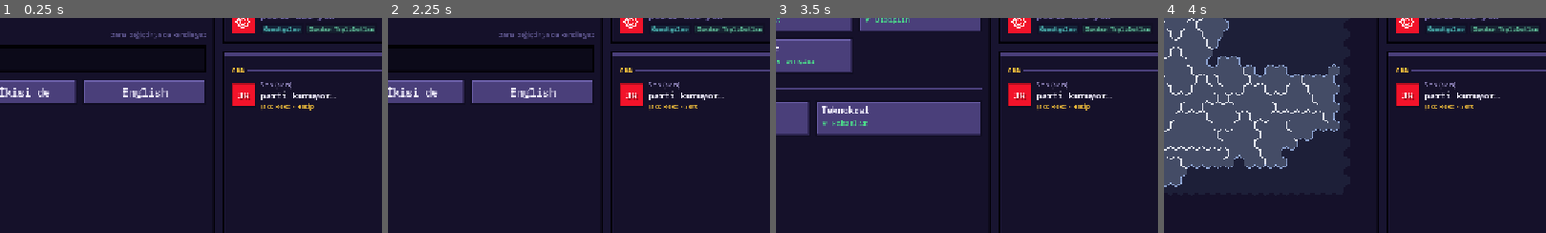
Above: before the commit, frames 1-4 (left to right).
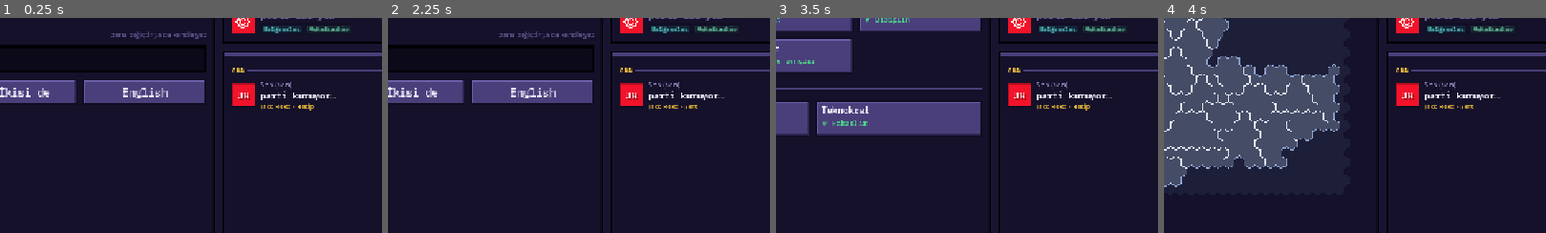
Above: after the commit, the same moments.

Repository: TriQue06/siyaset_oyunu_test_experimental
Game: Godot game, scene res://scenes/PartySetup.tscn
The game is run twice, just before and just after one commit, with the same random seed, the same clock (stepped at 60 frames per second) and the same inputs. This scene is started directly instead of the project's main scene. Sound files missing from this copy of the repository are replaced by a short silence.
Inputs:
- Up to frame 1 (0.25 s): no input
- Up to frame 2 (2.25 s): click "Menü" at 0.5 s; click "DEVAM ET · ESC" at 1.25 s; click "1 · Siyasetçi ✓" at 2 s
- Up to frame 3 (3.5 s): click "2 · Meslek ve kişilik" at 2.75 s
- Up to frame 4 (4 s): click "3 · Memleket" at 3.5 s
The pictures show only the part of the screen within x 42-92%, y 38-88%; the shares and areas given below are measured in that part.

The runs differ from the first frame. In frame 1, 0.3% of the frame differs, in the area x 69-98%, y 3-8%; in frame 2, 0.3%; in frame 3, 0.3%; in frame 4, 0.3%.

Commit message:
Sürüm 0.0.243: sade seçmen grubu adları ve yeni grup simgeleri
Co-Authored-By: Claude Opus 5.5 <noreply@anthropic.com>

Diff:
--- a/siyaset-oyunu/localization/en_source.json
+++ b/siyaset-oyunu/localization/en_source.json
@@ -1,4 +1,12 @@
 {
+"İşçi": "Worker",
+"İşveren": "Employer",
+"Öğrenci": "Student",
+"Emekli": "Retiree",
+"Muhafazakâr": "Conservative",
+"İlerici": "Progressive",
+"Bölgeselci": "Regionalist",
+"Milliyetçi": "Nationalist",
 "YARDIM GÖTÜR · %s": "SEND RELIEF · %s",
 "¤ %s": "¤ %s",
 "dönem başına": "per term",
--- a/siyaset-oyunu/project.godot
+++ b/siyaset-oyunu/project.godot
@@ -11,7 +11,7 @@
 [application]
 
 config/name="Siyaset Oyunu"
-config/version="0.0.242"
+config/version="0.0.243"
 run/main_scene="res://scenes/Lobby.tscn"
 config/quit_on_go_back=false
 config/features=PackedStringArray("4.7", "Forward Plus")
--- /dev/null
+++ b/siyaset-oyunu/scripts/group_icon_svg.gd
@@ -0,0 +1,28 @@
+class_name GroupIconSvg
+## SEÇMEN GRUBU SİMGELERİ (0.0.243): Material simgeleri (beyaz; çizimde grubun
+## rengine ya da yazı rengine boyanır). Anahtar: VoterGroups "icon" değeri.
+
+const SVGS := {
+	"isci": '<svg xmlns="http://www.w3.org/2000/svg" height="128" viewBox="0 -960 960 960" width="128" fill="#ffffff"><path d="M756-120 537-339l84-84 219 219-84 84Zm-552 0-84-84 276-276-68-68-28 28-51-51v82l-28 28-121-121 28-28h82l-50-50 142-142q20-20 43-29t47-9q24 0 47 9t43 29l-92 92 50 50-28 28 68 68 90-90q-4-11-6.5-23t-2.5-24q0-59 40.5-99.5T701-841q15 0 28.5 3t27.5 9l-99 99 72 72 99-99q7 14 9.5 27.5T841-701q0 59-40.5 99.5T701-561q-12 0-24-2t-23-7L204-120Z"/></svg>',
+	"isveren": '<svg xmlns="http://www.w3.org/2000/svg" height="128" viewBox="0 -960 960 960" width="128" fill="#ffffff"><path d="M336-120q-91 0-153.5-62.5T120-336q0-38 13-74t37-65l142-171-97-194h530l-97 194 142 171q24 29 37 65t13 74q0 91-63 153.5T624-120H336Zm144-200q-33 0-56.5-23.5T400-400q0-33 23.5-56.5T480-480q33 0 56.5 23.5T560-400q0 33-23.5 56.5T480-320Zm-95-360h190l40-80H345l40 80Zm-49 480h288q57 0 96.5-39.5T760-336q0-24-8.5-46.5T728-423L581-600H380L232-424q-15 18-23.5 41t-8.5 47q0 57 39.5 96.5T336-200Z"/></svg>',
+	"genc": '<svg xmlns="http://www.w3.org/2000/svg" height="128" viewBox="0 -960 960 960" width="128" fill="#ffffff"><path d="M480-120 200-272v-240L40-600l440-240 440 240v320h-80v-276l-80 44v240L480-120Zm0-332 274-148-274-148-274 148 274 148Zm0 241 200-108v-151L480-360 280-470v151l200 108Zm0-241Zm0 90Zm0 0Z"/></svg>',
+	"emekli": '<svg xmlns="http://www.w3.org/2000/svg" height="128" viewBox="0 -960 960 960" width="128" fill="#ffffff"><path d="m320-40-64-48 104-139v-213q0-31 5-67.5t15-67.5l-60 33v142h-80v-188l176-100q25-14 43.5-21.5T494-717q25 0 45.5 21.5T587-628q32 54 58 81t56 41q11-8 19-11t19-3q25 0 43 18t18 42v420h-40v-420q0-8-6-14t-14-6q-8 0-14 6t-6 14v50h-40v-19q-54-23-84-51.5T543-557q-11 28-17.5 68.5T521-412l79 112v260h-80v-200l-71-102-9 142L320-40Zm220-700q-33 0-56.5-23.5T460-820q0-33 23.5-56.5T540-900q33 0 56.5 23.5T620-820q0 33-23.5 56.5T540-740Z"/></svg>',
+	"dindar": '<svg xmlns="http://www.w3.org/2000/svg" height="128" viewBox="0 -960 960 960" width="128" fill="#ffffff"><path d="M40-120v-491q-18-11-29-28.5T0-680q0-23 24-56t56-64q32 31 56 64t24 56q0 23-11 40.5T120-611v171h80v-80q0-25 16-48t46-30q-11-17-16.5-37t-5.5-41q0-40 19-74t51-56l170-114 170 114q32 22 51 56t19 74q0 21-5.5 41T698-598q30 7 46 30t16 48v80h80v-171q-18-11-29-28.5T800-680q0-23 24-56t56-64q32 31 56 64t24 56q0 23-11 40.5T920-611v491H520v-160q0-17-11.5-28.5T480-320q-17 0-28.5 11.5T440-280v160H40Zm356-480h168q32 0 54-22t22-54q0-20-9-36.5T606-740l-126-84-126 84q-16 11-25 27.5t-9 36.5q0 32 22 54t54 22ZM120-200h240v-80q0-50 35-85t85-35q50 0 85 35t35 85v80h240v-160H680v-160H280v160H120v160Zm360-320Zm0-80Zm0 2Z"/></svg>',
+	"ilerici": '<svg xmlns="http://www.w3.org/2000/svg" height="128" viewBox="0 -960 960 960" width="128" fill="#ffffff"><path d="M100-240v-480l360 240-360 240Zm400 0v-480l360 240-360 240ZM180-480Zm400 0Zm-400 90 136-90-136-90v180Zm400 0 136-90-136-90v180Z"/></svg>',
+	"ozerkci": '<svg xmlns="http://www.w3.org/2000/svg" height="128" viewBox="0 -960 960 960" width="128" fill="#ffffff"><path d="M400-160h160v-160H400v160ZM160-400h160v-160H160v160Zm240 0h160v-160H400v160Zm240 0h160v-160H640v160Zm0-240h160v-160H640v160ZM320-80v-240H80v-320h480v-240h320v560H640v240H320Z"/></svg>',
+	"milliyetci": '<svg xmlns="http://www.w3.org/2000/svg" height="128" viewBox="0 -960 960 960" width="128" fill="#ffffff"><path d="M200-120v-680h360l16 80h224v400H520l-16-80H280v280h-80Zm300-440Zm86 160h134v-240H510l-16-80H280v240h290l16 80Z"/></svg>',
+}
+
+static var _cache: Dictionary = {}
+
+## Simgenin beyaz dokusu (önbellekli).
+static func texture(icon_name: String) -> Texture2D:
+	if _cache.has(icon_name):
+		return _cache[icon_name]
+	if not SVGS.has(icon_name):
+		return null
+	var image := Image.new()
+	image.load_svg_from_string(String(SVGS[icon_name]), 1.0)
+	var tex := ImageTexture.create_from_image(image)
+	_cache[icon_name] = tex
+	return tex
--- a/siyaset-oyunu/scripts/voter_group_icon.gd
+++ b/siyaset-oyunu/scripts/voter_group_icon.gd
@@ -1,8 +1,7 @@
 class_name VoterGroupIcon
 extends Control
-## Seçmen grubunun simgesi: grubun renginde yuvarlak rozet + üstünde basit,
-## vektörle çizilen bir sembol (yazı tipine/ikon kütüphanesine bağlı değil,
-## boş kare çıkmaz). Simge adı ve renk VoterGroups'tan gelir.
+## Seçmen grubunun simgesi: grubun renginde karo + üstünde grubun Material
+## simgesi (GroupIconSvg; dosyaya bağlı değil). Simge adı ve renk VoterGroups'tan.
 
 var group: String = ""
 ## Rozet yerine sadece sembol (renkli) çizilsin mi?
@@ -64,62 +63,10 @@
 	return inner
 
 ## Sembolü başka bir CanvasItem'a da çizebilmek için (harita lejantı vb.).
+## 0.0.243: semboller Material simgeleri (GroupIconSvg); c merkezli, yarı
+## genişliği s olan kareye ink renginde çizilir.
 static func draw_symbol(canvas: CanvasItem, icon_name: String, c: Vector2, s: float, ink: Color) -> void:
-	var w := maxf(1.2, s * 0.16)
-	match icon_name:
-		"hardhat":
-			# Baret: yarım kubbe + siperlik.
-			canvas.draw_arc(c + Vector2(0, s * 0.15), s * 0.62, PI, TAU, 16, ink, w * 1.6, true)
-			var pts := PackedVector2Array()
-			for i in 17:
-				var a := PI + PI * float(i) / 16.0
-				pts.append(c + Vector2(0, s * 0.15) + Vector2(cos(a), sin(a)) * s * 0.62)
-			canvas.draw_colored_polygon(pts, ink)
-			canvas.draw_line(c + Vector2(-s * 0.9, s * 0.2), c + Vector2(s * 0.9, s * 0.2), ink, w * 1.6, true)
-			canvas.draw_line(c + Vector2(0, -s * 0.47), c + Vector2(0, s * 0.1), Color(0, 0, 0, 0.35), w, true)
-		"briefcase":
-			var body := Rect2(c + Vector2(-s * 0.8, -s * 0.35), Vector2(s * 1.6, s * 1.0))
-			canvas.draw_rect(body, ink, true)
-			canvas.draw_rect(Rect2(c + Vector2(-s * 0.32, -s * 0.62), Vector2(s * 0.64, s * 0.3)), ink, false, w)
-			canvas.draw_line(c + Vector2(-s * 0.8, s * 0.05), c + Vector2(s * 0.8, s * 0.05), Color(0, 0, 0, 0.35), w, true)
-		"gradcap":
-			var top := PackedVector2Array([c + Vector2(0, -s * 0.7), c + Vector2(s * 0.95, -s * 0.2),
-				c + Vector2(0, s * 0.3), c + Vector2(-s * 0.95, -s * 0.2)])
-			canvas.draw_colored_polygon(top, ink)
-			canvas.draw_rect(Rect2(c + Vector2(-s * 0.5, -s * 0.05), Vector2(s * 1.0, s * 0.55)), ink, true)
-			canvas.draw_line(c + Vector2(s * 0.75, -s * 0.25), c + Vector2(s * 0.75, s * 0.55), ink, w, true)
-		"heart":
-			canvas.draw_circle(c + Vector2(-s * 0.36, -s * 0.2), s * 0.4, ink)
-			canvas.draw_circle(c + Vector2(s * 0.36, -s * 0.2), s * 0.4, ink)
-			canvas.draw_colored_polygon(PackedVector2Array([c + Vector2(-s * 0.74, -s * 0.08),
-				c + Vector2(s * 0.74, -s * 0.08), c + Vector2(0, s * 0.8)]), ink)
-		"dome":
-			# Nötr bir ibadet yapısı silueti: kubbe + gövde + tepe.
-			canvas.draw_rect(Rect2(c + Vector2(-s * 0.7, s * 0.05), Vector2(s * 1.4, s * 0.65)), ink, true)
-			var pts := PackedVector2Array()
-			for i in 17:
-				var a := PI + PI * float(i) / 16.0
-				pts.append(c + Vector2(0, s * 0.08) + Vector2(cos(a) * s * 0.58, sin(a) * s * 0.6))
-			canvas.draw_colored_polygon(pts, ink)
-			canvas.draw_line(c + Vector2(0, -s * 0.52), c + Vector2(0, -s * 0.9), ink, w, true)
-			canvas.draw_rect(Rect2(c + Vector2(-s * 0.16, s * 0.3), Vector2(s * 0.32, s * 0.4)), Color(0, 0, 0, 0.35), true)
-		"rainbow":
-			var bands := [Color("#ff5a5a"), Color("#ffb03a"), Color("#ffe14d"), Color("#4fd27a"), Color("#4aa8ff"), Color("#a46bff")]
-			var inner := ink == Color.WHITE
-			for i in bands.size():
-				var rr := s * (0.92 - 0.11 * i)
-				canvas.draw_arc(c + Vector2(0, s * 0.35), rr, PI, TAU, 18, ink if inner else bands[i], w * 0.75, true)
-			if inner:
-				canvas.draw_arc(c + Vector2(0, s * 0.35), s * 0.6, PI, TAU, 18, Color(1, 1, 1, 0.9), w * 2.4, true)
-		"pin":
-			canvas.draw_circle(c + Vector2(0, -s * 0.22), s * 0.5, ink)
-			canvas.draw_colored_polygon(PackedVector2Array([c + Vector2(-s * 0.45, -s * 0.02),
-				c + Vector2(s * 0.45, -s * 0.02), c + Vector2(0, s * 0.85)]), ink)
-			canvas.draw_circle(c + Vector2(0, -s * 0.22), s * 0.2, Color(0, 0, 0, 0.35))
-		"flag":
-			canvas.draw_line(c + Vector2(-s * 0.62, -s * 0.85), c + Vector2(-s * 0.62, s * 0.85), ink, w * 1.2, true)
-			canvas.draw_colored_polygon(PackedVector2Array([c + Vector2(-s * 0.55, -s * 0.8),
-				c + Vector2(s * 0.8, -s * 0.55), c + Vector2(s * 0.45, -s * 0.25),
-				c + Vector2(s * 0.8, s * 0.05), c + Vector2(-s * 0.55, s * 0.05)]), ink)
-		_:
-			canvas.draw_circle(c, s * 0.4, ink)
+	var tex := GroupIconSvg.texture(icon_name)
+	if tex == null:
+		return
+	canvas.draw_texture_rect(tex, Rect2(c - Vector2(s, s), Vector2(s, s) * 2.0), false, ink)
--- a/siyaset-oyunu/scripts/voter_groups.gd
+++ b/siyaset-oyunu/scripts/voter_groups.gd
@@ -43,7 +43,7 @@
 ## miting_backlash: mitingle bu gruba yaklaşınca karşıt gruptaki kayıp oranı.
 const GROUPS := {
 	"isci": {
-		"title": "İşçiler ve Sendikalar", "color": Color("#E85D75"), "icon": "hardhat",
+		"title": "İşçi", "color": Color("#E85D75"), "icon": "isci",
 		"opposite": "isveren", "pair": "emek",
 		"blurb": "Ücretli çalışanlar, fabrika ve sendika tabanı.",
 		"issues": ["ücretler", "iş güvencesi", "sendikal haklar"],
@@ -53,7 +53,7 @@
 		"law_backlash": 0.54, "miting_backlash": 0.42,
 	},
 	"isveren": {
-		"title": "İşverenler ve İşletmeler", "color": Color("#3D8BDB"), "icon": "briefcase",
+		"title": "İşveren", "color": Color("#3D8BDB"), "icon": "isveren",
 		"opposite": "isci", "pair": "emek",
 		"blurb": "Esnaf, sanayici ve şirket sahipleri.",
 		"issues": ["yatırım ortamı", "vergi yükü", "bürokrasi"],
@@ -63,7 +63,7 @@
 		"law_backlash": 0.54, "miting_backlash": 0.42,
 	},
 	"genc": {
-		"title": "Gençler ve Öğrenciler", "color": Color("#F2B632"), "icon": "gradcap",
+		"title": "Öğrenci", "color": Color("#F2B632"), "icon": "genc",
 		"opposite": "emekli", "pair": "kusak",
 		"blurb": "Öğrenciler ve iş hayatına yeni atılanlar.",
 		"issues": ["eğitim", "barınma", "istihdam"],
@@ -73,7 +73,7 @@
 		"law_backlash": 0.36, "miting_backlash": 0.3,
 	},
 	"emekli": {
-		"title": "Emekliler", "color": Color("#8B70D6"), "icon": "heart",
+		"title": "Emekli", "color": Color("#8B70D6"), "icon": "emekli",
 		"opposite": "genc", "pair": "kusak",
 		"blurb": "Çalışma hayatını tamamlamış yaşlı seçmenler.",
 		"issues": ["emekli aylıkları", "sağlık", "yaşam maliyeti"],
@@ -83,7 +83,7 @@
 		"law_backlash": 0.36, "miting_backlash": 0.3,
 	},
 	"dindar": {
-		"title": "Dindar Topluluklar", "color": Color("#2EAA79"), "icon": "dome",
+		"title": "Muhafazakâr", "color": Color("#2EAA79"), "icon": "dindar",
 		"opposite": "ilerici", "pair": "inanc",
 		"blurb": "İnancını gündelik hayatının merkezine koyan topluluklar.",
 		"issues": ["inanç özgürlüğü", "din eğitimi", "aile değerleri"],
@@ -93,7 +93,7 @@
 		"law_backlash": 0.6, "miting_backlash": 0.48,
 	},
 	"ilerici": {
-		"title": "LGBT ve Ateist İlericiler", "color": Color("#E65AB7"), "icon": "rainbow",
+		"title": "İlerici", "color": Color("#E65AB7"), "icon": "ilerici",
 		"opposite": "dindar", "pair": "inanc",
 		"blurb": "Laik, ilerici ve LGBT topluluklar.",
 		"issues": ["ayrımcılık", "eşit yurttaşlık", "bireysel özgürlükler"],
@@ -103,7 +103,7 @@
 		"law_backlash": 0.6, "miting_backlash": 0.48,
 	},
 	"ozerkci": {
-		"title": "Özerkçiler", "color": Color("#16A6A1"), "icon": "pin",
+		"title": "Bölgeselci", "color": Color("#16A6A1"), "icon": "ozerkci",
 		"opposite": "milliyetci", "pair": "yonetim",
 		"blurb": "Kararların yerelde alınmasını isteyen bölgesel seçmen.",
 		"issues": ["yerel yetkiler", "bölgesel temsil", "yerinden yönetim"],
@@ -113,7 +113,7 @@
 		"law_backlash": 0.48, "miting_backlash": 0.36,
 	},
 	"milliyetci": {
-		"title": "Milliyetçiler", "color": Color("#E87532"), "icon": "flag",
+		"title": "Milliyetçi", "color": Color("#E87532"), "icon": "milliyetci",
 		"opposite": "ozerkci", "pair": "yonetim",
 		"blurb": "Ulusal birliği ve güçlü devleti önceleyen seçmen.",
 		"issues": ["ulusal egemenlik", "güvenlik", "ulusal birlik"],
--- a/siyaset-oyunu/tools/smoke_test_voter_groups.gd
+++ b/siyaset-oyunu/tools/smoke_test_voter_groups.gd
@@ -131,7 +131,7 @@
 	check("8 farkli renk", group_colors.size() == 8)
 	var icon_ok := true
 	for group in VoterGroups.GROUP_IDS:
-		if not ["hardhat", "briefcase", "gradcap", "heart", "dome", "rainbow", "pin", "flag"].has(VoterGroups.icon(group)):
+		if GroupIconSvg.texture(VoterGroups.icon(group)) == null:
 			icon_ok = false
 	check("her grubun cizilebilen bir simgesi var", icon_ok)
 	var prof := {"emek": 65, "kusak": 23, "inanc": 44, "yonetim": 44}
Not shown, changed: siyaset-oyunu/export_presets.cfg
Not shown, changed: siyaset-oyunu/localization/en.po
Not shown, added: siyaset-oyunu/scripts/group_icon_svg.gd.uid
